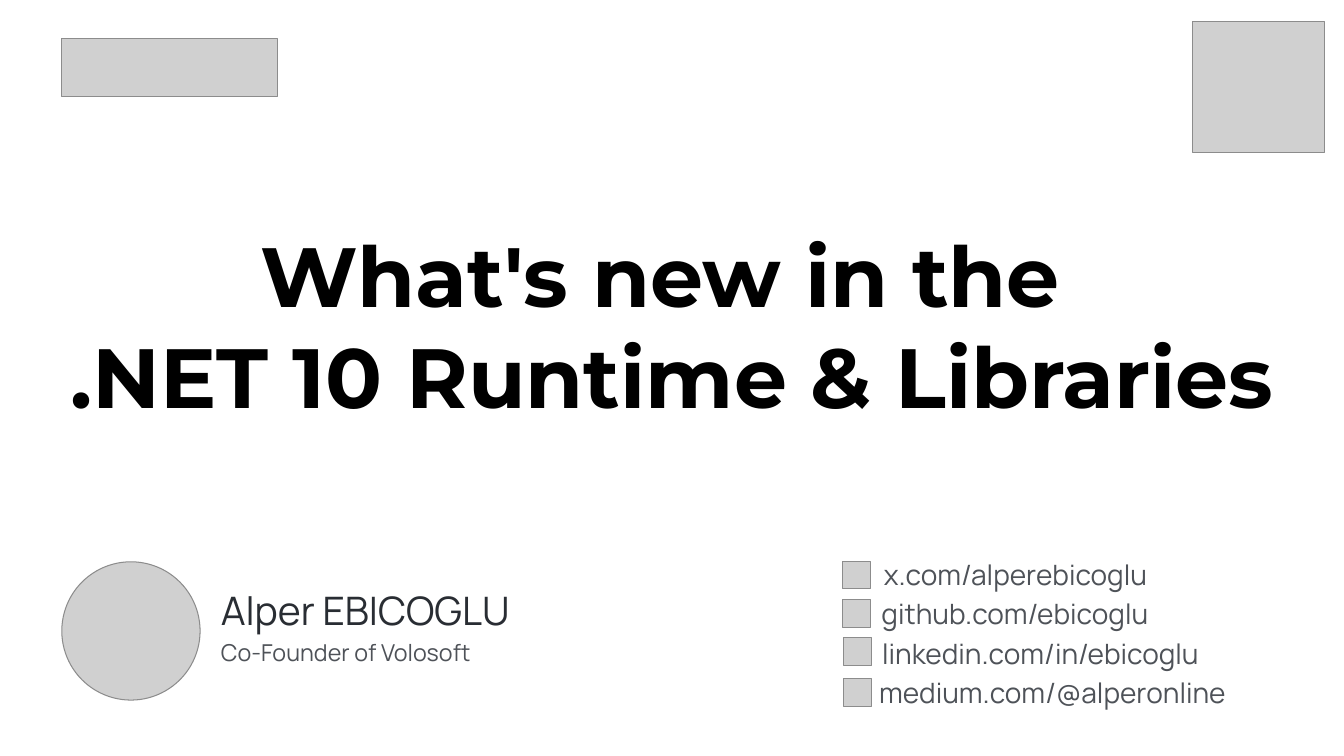
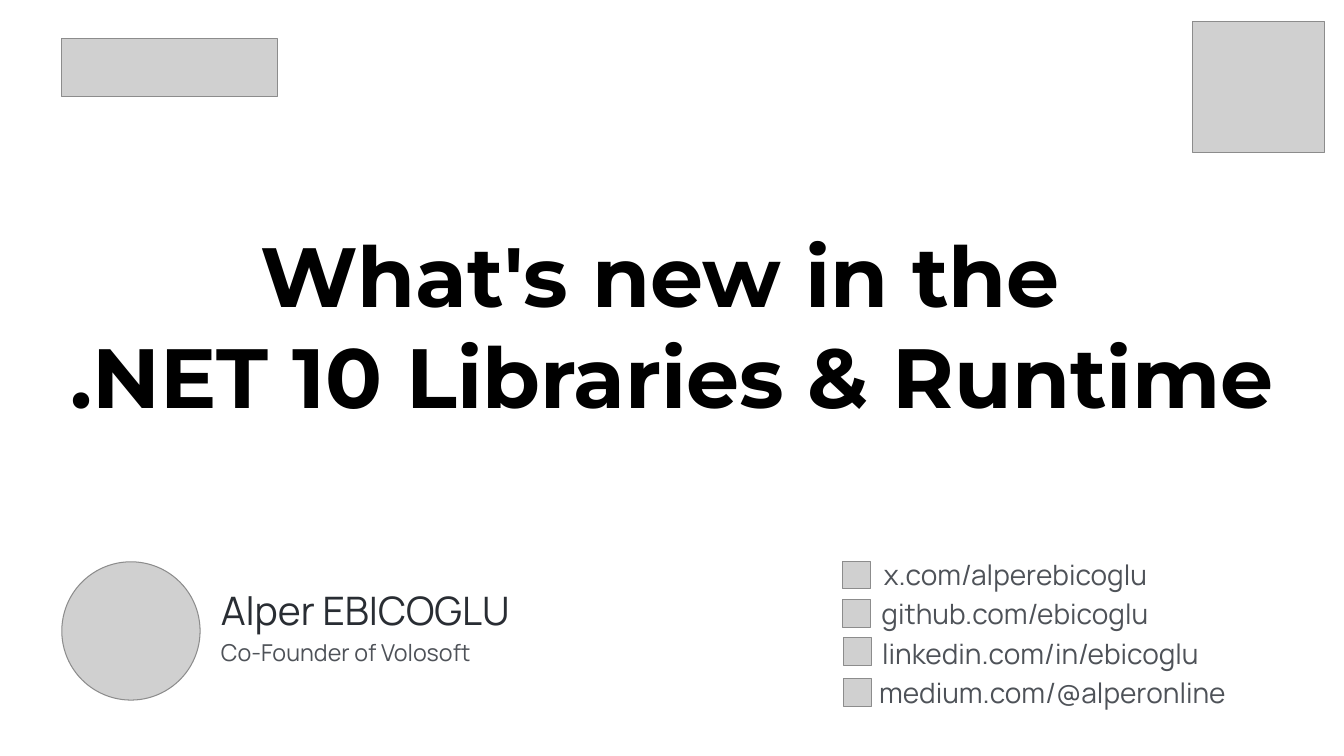
Before and after one commit to ebicoglu/presentations, a slide deck: slide 1 of abp-community-talks-2025.09.pptx. Drawn at 1344x756 pixels with LibreOffice and Linux fonts; fonts in the diff are those of the drawing; grey boxes stand for pictures; background and template pictures are left out. Boxes give left, top, right and bottom in pixels: in the first picture for what was removed or moved away, otherwise in the second. Text is boxed around its words. In the diff, an @@ line names an element or a change of style, - is before the commit and + after.

```diff
--- a/abp-community-talks-2025.09.pptx
+++ b/abp-community-talks-2025.09.pptx
@@ text at [71, 241, 1274, 409]: text changed @@
-What's new in the
-.NET 10 Runtime & Libraries
+What's new in the
+.NET 10 Libraries & Runtime
```
Also in this commit, not shown: 2 other slides changed, 2 slides added, 1 slide removed.
